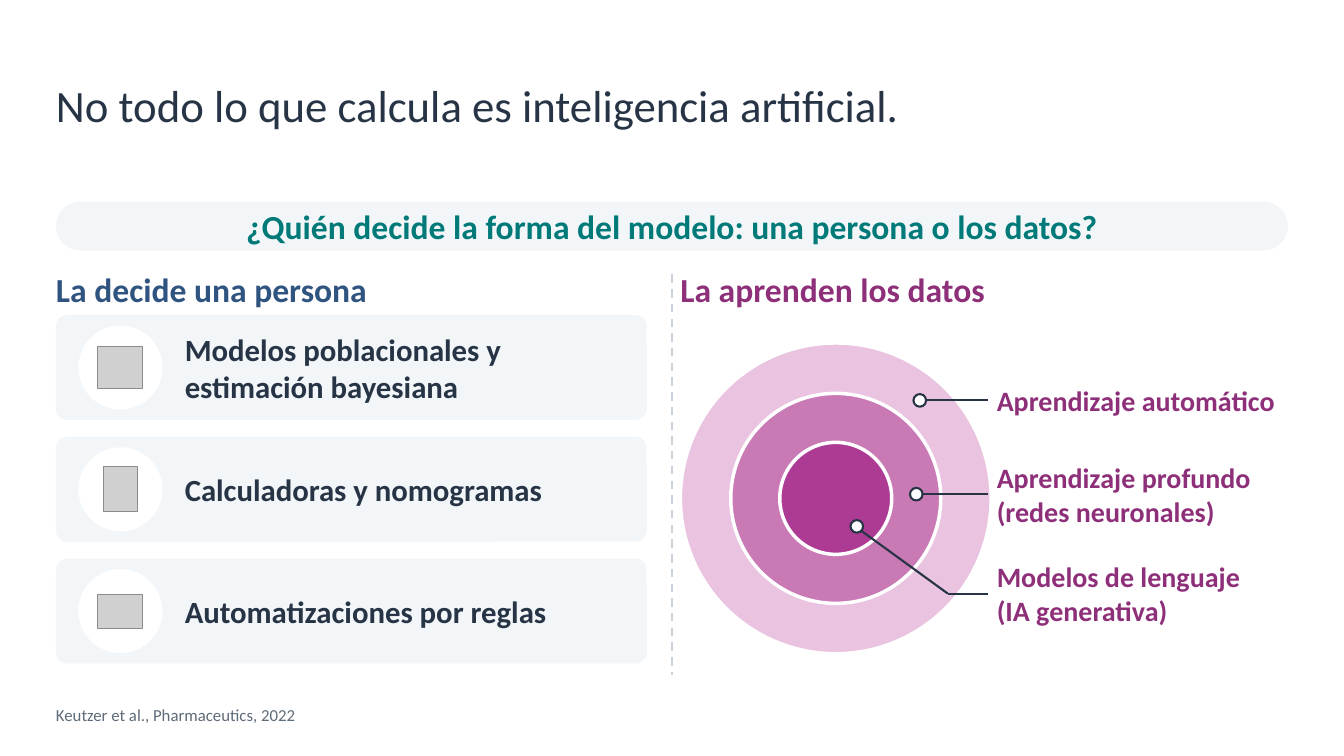
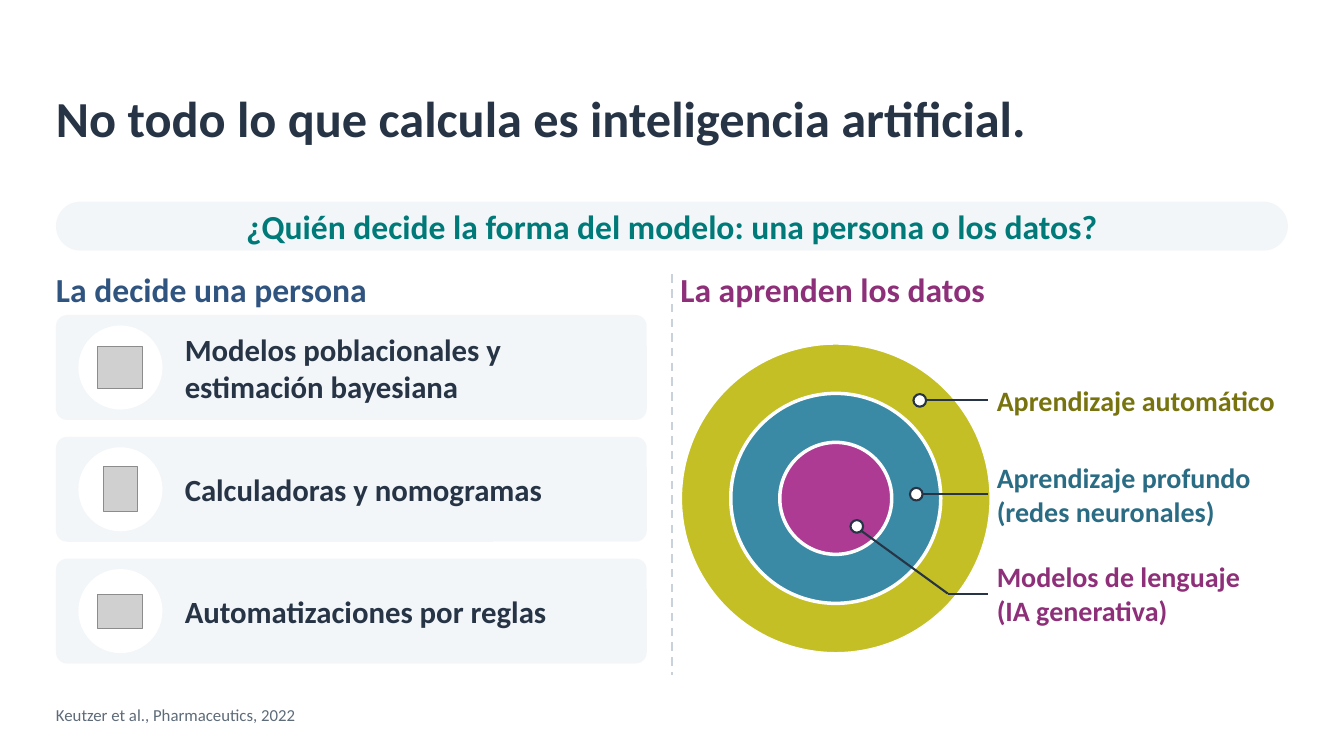
Before and after one commit to amonterodel/academic-pptx-skill, a slide deck: slide 3 of examples/sefh-71-ia-tdm/salida/ponencia-ia-tdm-montero.pptx. Drawn at 1344x756 pixels with LibreOffice and Linux fonts; fonts in the diff are those of the drawing; grey boxes stand for pictures; background and template pictures are left out. Boxes give left, top, right and bottom in pixels: in the first picture for what was removed or moved away, otherwise in the second. Text is boxed around its words. In the diff, an @@ line names an element or a change of style, - is before the commit and + after.

```diff
--- a/examples/sefh-71-ia-tdm/salida/ponencia-ia-tdm-montero.pptx
+++ b/examples/sefh-71-ia-tdm/salida/ponencia-ia-tdm-montero.pptx
@@ text "No todo lo que calcula ..." at [56, 101, 1025, 146]: size 32 to 36 pt, bold on; line spacing 0.92 to 1; vertical alignment top to middle @@
@@ ellipse at [681, 343, 991, 653]: fill #E9C3DF to #C3BF24 @@
@@ text "Aprendizaje automático" at [997, 391, 1275, 416]: text colour #8E2F79 to #77730E @@
@@ ellipse at [731, 393, 941, 603]: fill #C97AB5 to #3A8AA6 @@
@@ text "Aprendizaje profundo (redes neuronales)" at [997, 468, 1251, 526]: text colour #8E2F79 to #2B6C85 @@
```
Also in this commit, not shown: 7 other slides changed, 4 other files.
